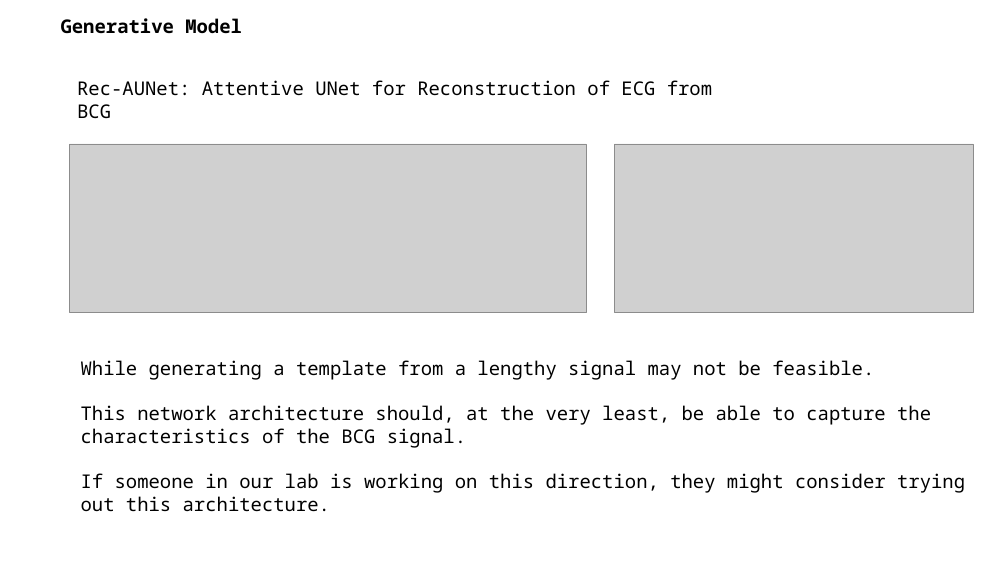
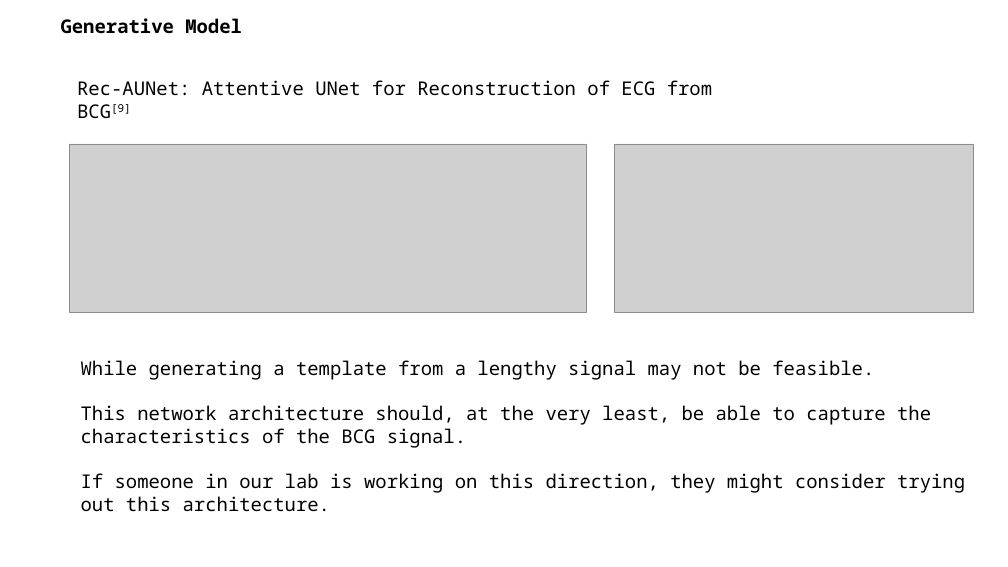
Before and after one commit to A-Big-Tortoise/Presentation, a slide deck: slide 16 of Presentation_1120_JiayuChen.pptx. Drawn at 1008x567 pixels with LibreOffice and Linux fonts; fonts in the diff are those of the drawing; grey boxes stand for pictures. Boxes give left, top, right and bottom in pixels: in the first picture for what was removed or moved away, otherwise in the second. Text is boxed around its words. In the diff, an @@ line names an element or a change of style, - is before the commit and + after.

```diff
--- a/Presentation_1120_JiayuChen.pptx
+++ b/Presentation_1120_JiayuChen.pptx
@@ text at (77,80,712,114): text changed @@
-Rec-AUNet: Attentive UNet for Reconstruction of ECG from BCG
+Rec-AUNet: Attentive UNet for Reconstruction of ECG from BCG[9]
```
Also in this commit, not shown: 5 other slides changed, 3 slides added, 3 slides removed.
